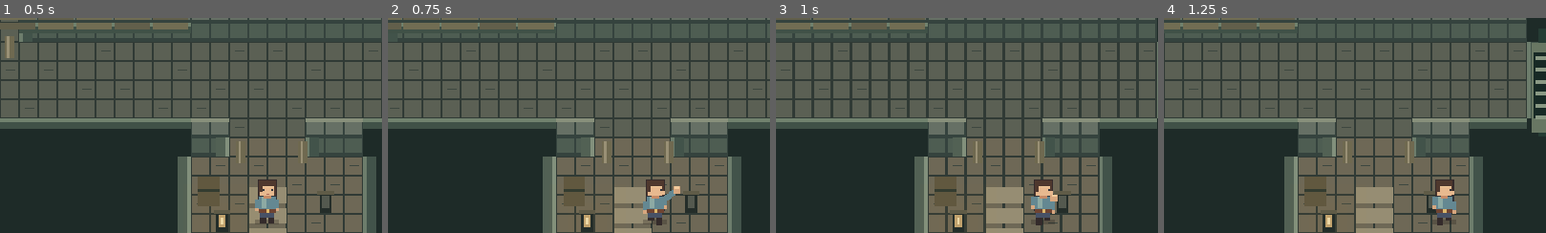
Above: before the commit, frames 1-4 (left to right).
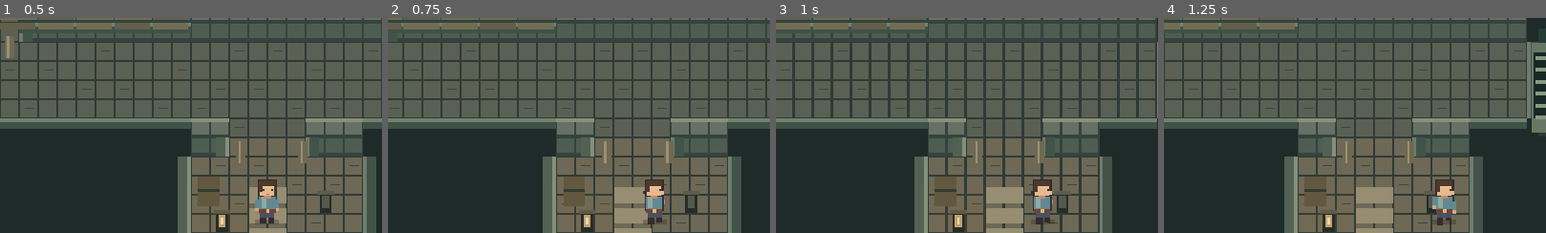
Above: after the commit, the same moments.

Repository: Zmeika-odinochka/EllaraRPG
Game: Godot game, scene res://scenes/outpost.tscn
The game is run twice, just before and just after one commit, with the same random seed, the same clock (stepped at 60 frames per second) and the same inputs. This scene is started directly instead of the project's main scene.
Inputs (mouse positions are % of the whole screen's width and height, from its top left):
- Up to frame 1 (0.5 s): no input
- Up to frame 2 (0.75 s): tap Enter at 0.5 s; move the mouse to (72, 45) at 0.52 s; hold D (move_right) from 0.53 s (still down); hold E (interact) from 0.53 s (still down); click (72, 45) at 0.67 s
- Up to frame 3 (1 s): keep holding D (move_right); keep holding E (interact)
- Up to frame 4 (1.25 s): keep holding D (move_right); keep holding E (interact)
The pictures show only the part of the screen within x 15-65%, y 28-78%; the shares and areas given below are measured in that part.

Frame 1 is identical in both runs. In frame 2, 0.5% of the frame differs, in the area x 66-77%, y 75-97%; in frame 3, 0.4%; in frame 4, nothing differs.

Commit message:
Animate integrated punch and dagger poses with timed contact

Diff:
--- a/scripts/pixel_character.gd
+++ b/scripts/pixel_character.gd
@@ -6,6 +6,9 @@
 var facing: Vector2 = Vector2.DOWN
 var walking: bool = false
 var step_time: float = 0.0
+var attack_time := -1.0
+var attack_direction := Vector2.DOWN
+var attack_weapon := ""
 
 
 func _process(delta: float) -> void:
@@ -18,22 +21,30 @@
 
 
 func _draw() -> void:
+	var attacking := attack_time >= 0.0 and attack_time < 0.34
+	var extension := attack_extension() if attacking else 0.0
 	var stride: int = int(signf(sin(step_time * 18.0))) * 2 if walking else 0
+	if attacking: stride = 1
 	draw_rect(Rect2(-10, -3, 20, 4), Color(0.1, 0.08, 0.07, 0.25))
 	# Keep the head and torso anchored; only the limbs move during a step.
 	# Boots, trousers, tunic, belt, hands, then the head.
 	pixel(-6, -7 + stride, 5, 7, "342b2b")
 	pixel(1, -7 - stride, 5, 7, "342b2b")
 	pixel(-6, -12, 12, 7, "475166" if not is_mira else "35594b")
+	# A small weight shift moves the torso as one piece, not a stretched limb.
+	var lean := (Vector2(attack_direction.x,attack_direction.y*0.5) * lerpf(-1.0,3.0,extension)).round() if attacking else Vector2.ZERO
+	draw_set_transform(lean)
+	if attacking and attack_direction.y < -0.5: draw_attack(extension)
 	pixel(-8, -23, 16, 13, "30343b")
 	pixel(-7, -22, 14, 10, "648892" if not is_mira else "5a8062")
 	pixel(-5, -22, 4, 9, "8daaa4" if not is_mira else "8da879")
 	pixel(-7, -12, 14, 3, "6f4432")
 	pixel(-1, -12, 3, 3, "dbb66c")
-	pixel(-10, -20 - stride, 3, 8, "648892" if not is_mira else "5a8062")
-	pixel(7, -20 + stride, 3, 8, "648892" if not is_mira else "5a8062")
-	pixel(-10, -13 - stride, 3, 3, "d7a77f")
-	pixel(7, -13 + stride, 3, 3, "d7a77f")
+	if not attacking:
+		pixel(-10, -20 - stride, 3, 8, "648892" if not is_mira else "5a8062")
+		pixel(7, -20 + stride, 3, 8, "648892" if not is_mira else "5a8062")
+		pixel(-10, -13 - stride, 3, 3, "d7a77f")
+		pixel(7, -13 + stride, 3, 3, "d7a77f")
 	pixel(-3, -25, 6, 4, "c68b67")
 	pixel(-8, -37, 16, 14, "352b2b")
 	pixel(-7, -36, 14, 13, "61412f" if is_mira else "4f382e")
@@ -52,7 +63,50 @@
 			pixel(-4, -29, 2, 2, "30343b")
 			pixel(3, -29, 2, 2, "30343b")
 			pixel(-1, -25, 3, 1, "ad695a")
+	if attacking and attack_direction.y >= -0.5: draw_attack(extension)
 	if is_mira:
 		pixel(-7, -34, 14, 2, "9fc57a")
 		pixel(6, -35, 4, 4, "699d59")
 		pixel(7, -31, 2, 5, "9fc57a")
+	draw_set_transform(Vector2.ZERO)
+
+
+func attack_extension() -> float:
+	# Contact at 0.12 s matches combat.resolve_swing; recovery is deliberately slower.
+	if attack_time < 0.08: return 0.0
+	if attack_time < 0.12: return clampf((attack_time-0.08)/0.04,0.0,1.0)
+	if attack_time < 0.16: return 1.0
+	var recovery := clampf((attack_time-0.16)/0.18,0.0,1.0)
+	return 1.0-recovery*recovery*(3.0-2.0*recovery)
+
+
+func draw_attack(extension: float) -> void:
+	var forward := attack_direction
+	var side := forward.orthogonal()
+	var chest := Vector2(0,-20)
+	var shoulder := chest+side*5
+	var reach := Vector2(forward.x,forward.y*0.65)
+	var lateral := lerpf(3.0,10.0,absf(forward.y))
+	var hand := (chest+reach*lerpf(3,18,extension)+side*lerpf(7,lateral,extension)).round()
+	var elbow := ((shoulder+hand)*0.5+side*lerpf(5,2,extension)-forward*2).round()
+	# The guard hand stays tucked; there are exactly two arms during the attack.
+	var guard := (chest-side*6+forward*4).round()
+	draw_line((chest-side*6).round(),guard,Color("30343b"),5)
+	draw_line((chest-side*6).round(),guard,Color("648892"),3)
+	draw_rect(Rect2(guard-Vector2(2,2),Vector2(4,4)),Color("c68b67"))
+	for segment in [[shoulder.round(),elbow],[elbow,hand]]:
+		draw_line(segment[0],segment[1],Color("30343b"),6)
+		draw_line(segment[0],segment[1],Color("648892"),4)
+	draw_line(elbow,hand,Color("8daaa4"),2)
+	if attack_weapon != "":
+		var blade := forward.rotated(lerpf(-0.85,0.2,extension))
+		var cross := blade.orthogonal()
+		var base := hand+blade*3
+		var tip := hand+blade*15
+		draw_colored_polygon(PackedVector2Array([(base-cross*2).round(),(base+cross*2).round(),tip.round()]),Color("c7cec0"))
+		draw_line(base.round(),tip.round(),Color("edf0da"),1)
+		draw_line((base-cross*3).round(),(base+cross*3).round(),Color("c1a876"),2)
+		draw_line(hand.round(),base.round(),Color("87603d"),3)
+	draw_rect(Rect2(hand-Vector2(3,3),Vector2(6,6)),Color("634335"))
+	draw_rect(Rect2(hand-Vector2(2,2),Vector2(4,4)),Color("d7a77f"))
+	draw_rect(Rect2(hand-Vector2(2,2),Vector2(3,1)),Color("f3cc9d"))
--- a/scripts/player.gd
+++ b/scripts/player.gd
@@ -19,6 +19,9 @@
 			facing = Vector2(0, signf(direction.y))
 	move_and_slide()
 	appearance.facing = facing
+	if appearance.attack_time >= 0.0 and appearance.attack_time < 0.34:
+		var aim: Vector2 = appearance.attack_direction
+		appearance.facing = Vector2(signf(aim.x),0) if absf(aim.x)>absf(aim.y) else Vector2(0,signf(aim.y))
 	appearance.walking = velocity.length_squared() > 1.0
 
 
--- a/scripts/post_combat.gd
+++ b/scripts/post_combat.gd
@@ -189,6 +189,7 @@
 
 func cancel_swing() -> void:
 	swing_time = 0.0
+	player.appearance.attack_time = -1.0
 	swing_resolved = true
 	rearm_time = 0.2
 
@@ -217,6 +218,9 @@
 				resolve_swing()
 		player.combat_movement_scale = 0.55 if swing_time > 0.18 else 1.0
 		if not defeated and phase != "cleared": tick_enemy(delta)
+	player.appearance.attack_time = 0.5-swing_time if swing_time > 0 else -1.0
+	player.appearance.attack_direction = swing_direction
+	player.appearance.attack_weapon = swing_weapon
 	player.appearance.modulate = Color("ffb49e") if player_flash > 0 else Color.WHITE
 	var near: bool = player.position.distance_to(HOME) < 205 and phase != "cleared"
 	hud.visible = not is_blocked and not defeated and (near or engaged)
--- a/scripts/post_combat_art.gd
+++ b/scripts/post_combat_art.gd
@@ -12,7 +12,7 @@
 	if effects_only:
 		if ground_only: draw_warning()
 		else:
-			draw_swing()
+			draw_hit_contact()
 			draw_damage_numbers()
 		return
 	if combat.phase == "cleared":
@@ -70,26 +70,10 @@
 			var distance: float = 10+combat.phase_time/combat.WINDUP*22
 			pixel(center+direction*distance-Vector2(1,1),Vector2(3,3),"efd8aa")
 
-func draw_swing() -> void:
-	if combat.swing_time>0.18:
-		var progress: float = clampf((0.5-combat.swing_time)/0.32,0,1)
-		var origin: Vector2 = combat.player.position+Vector2(0,-14)
-		if combat.swing_weapon == "":
-			var reach := 10.0+22.0*sin(progress*PI)
-			var fist: Vector2 = (origin+combat.swing_direction*reach).round()
-			draw_line(origin,(fist-combat.swing_direction*3).round(),Color("648892"),5)
-			pixel(fist-Vector2(3,3),Vector2(6,6),"d7a77f")
-			pixel(fist-Vector2(2,3),Vector2(4,2),"f3cc9d")
-			return
-		var direction: Vector2 = combat.swing_direction.rotated(-1.0+progress*2.0)
-		var hand := (origin+direction*12).round()
-		var tip := (origin+direction*28).round()
-		draw_line(hand,tip,Color("243332"),5)
-		draw_line(hand,tip,Color("c7cec0"),3)
-		draw_line(hand,(hand+direction*6).round(),Color("87603d"),3)
-		var cross := direction.orthogonal()*3
-		draw_line((hand+direction*7-cross).round(),(hand+direction*7+cross).round(),Color("c1a876"),2)
-		if combat.swing_time<0.38:
-			for i in range(9):
-				var point: Vector2 = combat.player.position+combat.swing_direction.rotated(-0.95+i*0.24)*combat.ATTACK_RANGE+Vector2(0,-6)
-				pixel(point,Vector2(2,2),"ced2b7")
+func draw_hit_contact() -> void:
+	# Four quiet contact pixels only on a confirmed hit, never a giant weapon arc.
+	for hit in combat.damage_numbers:
+		if float(hit.age)>0.09: continue
+		var at: Vector2 = hit.at+Vector2(0,-16)
+		for direction in [Vector2(-1,-1),Vector2(1,-1),Vector2(-1,1),Vector2(1,1)]:
+			draw_line((at+direction*3).round(),(at+direction*5).round(),Color("eddfbc"),1)
Binary file added: docs/screenshots/attack-poses.png
Binary file changed: docs/screenshots/combat-dagger.png
Binary file changed: docs/screenshots/combat-fist.png
Not shown, changed: DEVELOPMENT_LOG.md
Not shown, changed: PROJECT_STATE.md
Not shown, changed: docs/COMBAT_P2.md
